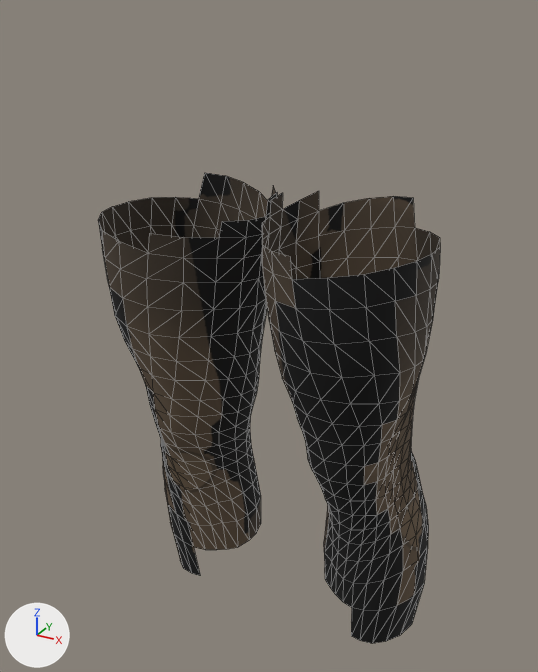
An edit to the glTF model cliente-godot/assets_v3/personagens/rp_aldeao_calca_m.glb, drawn before and after from the same camera.
The view is the same before and after, from a 50 mm camera at (0.377, -0.693, 1.033) aimed at (-0.01, 0.011, 0.681). The lights are fixed; the arrows at lower left show +X, +Y and +Z. The older version comes first. Mesh edges are drawn as thin lines. Vertices at exactly the same position are counted once.

The first picture shows 'calca'.
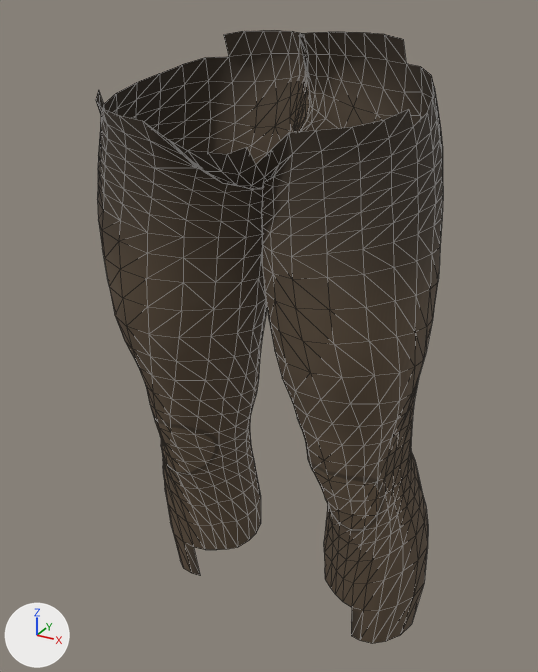
Location of each change, (x1, y1, x2, y2) in pixels of the pictures (538 x 672 px):
'calca', reshaped (30% taller): before (98, 173, 440, 644); after (96, 30, 443, 644)
part 1 of me_calca, built on: before (148, 173, 430, 279); after (96, 30, 443, 279)
part 2 of me_calca, surface changed: before (98, 192, 440, 644); after (98, 218, 440, 644)

The edits, one by one:
me_calca is used by ob_calca; location (0.0, 0.0, 0.0).
me_calca had 704 vertices, 1312 faces and spanned x -0.191..0.191, y -0.114..0.121, z 0.285..0.851.
me_calca now has 1045 vertices, 2000 faces and spans x -0.191..0.191, y -0.123..0.121, z 0.285..1.011.
me_calca part 1: 2 vertices moved within x -0.133..0.024, y -0.065..0.071, z 0.835..0.85; 15 vertices removed from x -0.139..0.139, y -0.112..0.079, z 0.818..0.851; 356 vertices added at x -0.188..0.188, y -0.123..0.105, z 0.818..1.011.
me_calca part 2: 1284 kept faces spanning x -0.191..0.191, y -0.114..0.121, z 0.285..0.846 get new texture (UV) coordinates.
